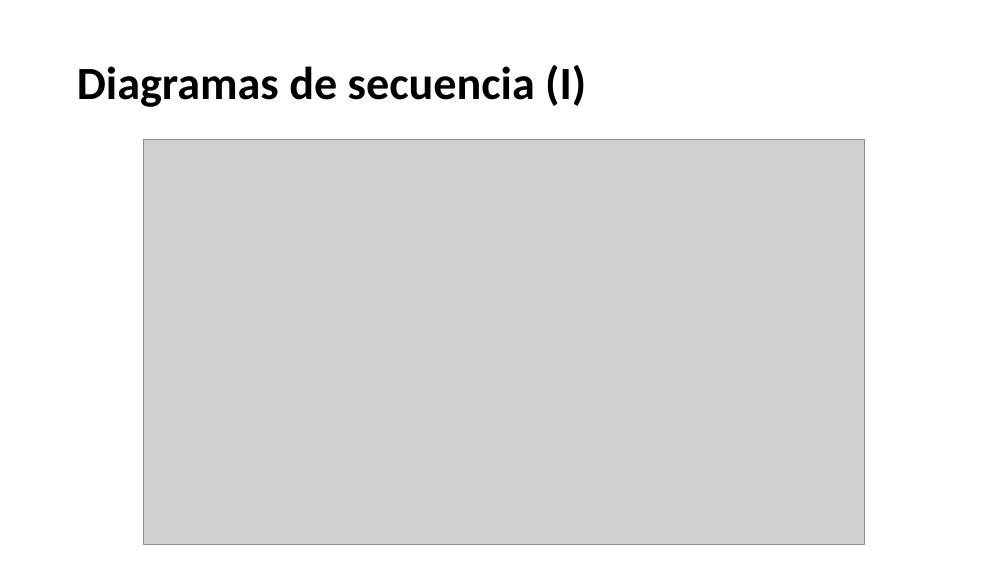
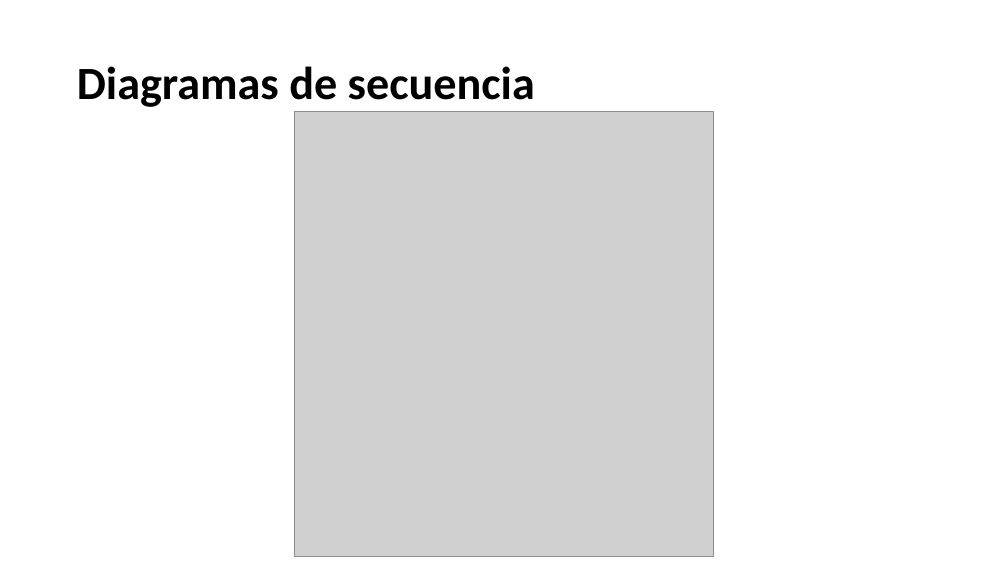
Before and after one commit to iTiago98/money-manager, a slide deck: slide 13 of MONEY MANAGER.pptx (slide 12 before the commit). Drawn at 1008x567 pixels with LibreOffice and Linux fonts; fonts in the diff are those of the drawing; grey boxes stand for pictures; background and template pictures are left out. Boxes give left, top, right and bottom in pixels: in the first picture for what was removed or moved away, otherwise in the second. Text is boxed around its words. In the diff, an @@ line names an element or a change of style, - is before the commit and + after.

```diff
--- a/MONEY MANAGER.pptx
+++ b/MONEY MANAGER.pptx
@@ title at bbox=[77, 66, 535, 107]: text changed @@
-Diagramas de secuencia (I)
+Diagramas de secuencia
@@ picture: place and size @@
-picture at bbox=[144, 140, 864, 545]
+picture at bbox=[294, 112, 714, 557]
```
Also in this commit, not shown: 4 other slides changed, 1 slide added, 1 slide removed, 2 other files.
